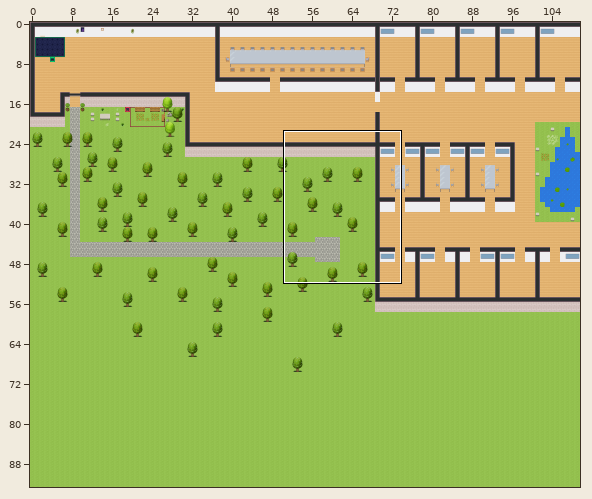
A Tiled map (JSON) gets an edit: maps/map.tmj. Above: a wide view before the commit, with the close-up outlined.
Close-up. Before:
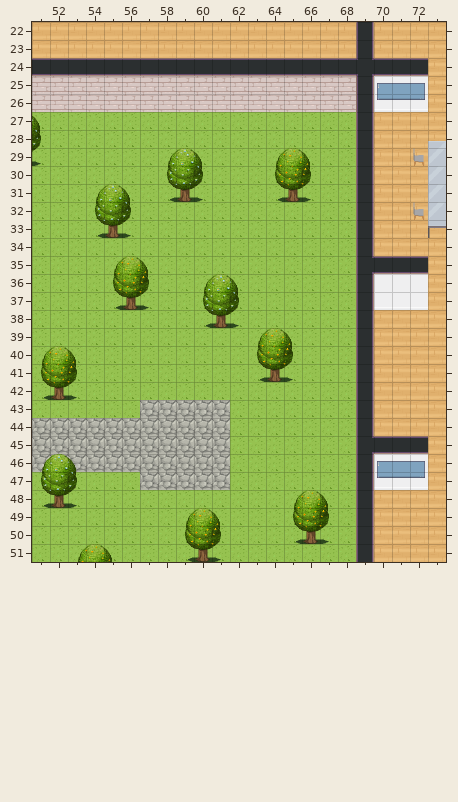
Cells are 32x32 px. Shown: x 51..73, y 22..51. The commit also changed other parts of the map, which this record leaves out.
The result:
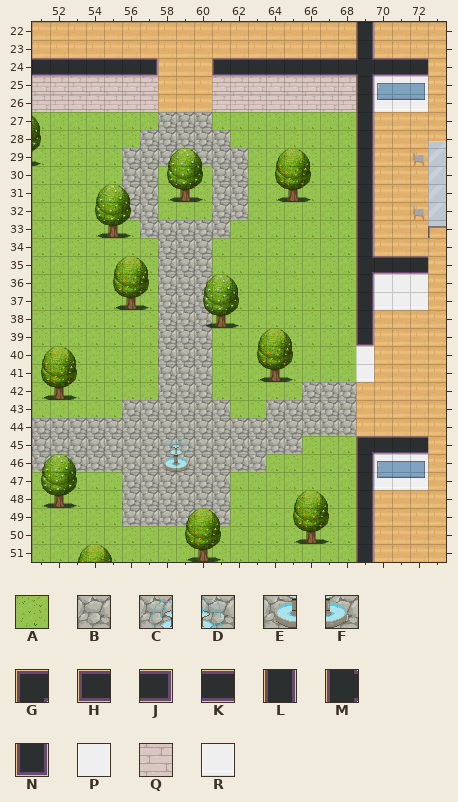
Key: from "WA_Exterior": A 628, B 650, C 688, D 689, E 713, F 714; from "WA_Room_Builder": G 28, H 58, J 59, K 95, L 102, M 218, N 271, P 296, Q 310, R 321.
_ is an empty cell.
What changed:
{"where": "layer \"floor/floor1\""}
{"y":27,"x":58,"old":"AAA","new":"BBB"}
{"y":28,"x":57,"old":"AAAAA","new":"BBBBB"}
{"y":29,"x":56,"old":"AAAAAAA","new":"BBBBBBB"}
{"y":30,"x":56,"old":"AA","new":"BB"}
{"y":30,"x":61,"old":"AA","new":"BB"}
{"y":31,"x":56,"old":"AA","new":"BB"}
{"y":31,"x":61,"old":"AA","new":"BB"}
{"y":32,"x":56,"old":"AA","new":"BB"}
{"y":32,"x":61,"old":"AA","new":"BB"}
{"y":33,"x":57,"old":"AAAAA","new":"BBBBB"}
{"y":34,"x":58,"old":"AAA","new":"BBB"}
{"y":35,"x":58,"old":"AAA","new":"BBB"}
{"y":36,"x":58,"old":"AAA","new":"BBB"}
{"y":37,"x":58,"old":"AAA","new":"BBB"}
{"y":38,"x":58,"old":"AAA","new":"BBB"}
{"y":39,"x":58,"old":"AAA","new":"BBB"}
{"y":40,"x":58,"old":"AAA","new":"BBB"}
{"y":41,"x":58,"old":"AAA","new":"BBB"}
{"y":42,"x":58,"old":"AAA","new":"BBB"}
{"y":42,"x":66,"old":"AAA","new":"BBB"}
{"y":43,"x":56,"old":"A","new":"B"}
{"y":43,"x":64,"old":"AAAAA","new":"BBBBB"}
{"y":44,"x":62,"old":"AAAAAAA","new":"BBBBBBB"}
{"y":45,"x":62,"old":"AAAA","new":"BBBB"}
{"y":46,"x":62,"old":"AA","new":"BB"}
{"y":47,"x":56,"old":"A","new":"B"}
{"y":48,"x":56,"old":"AAAAAA","new":"BBBBBB"}
{"y":49,"x":56,"old":"AAAAAA","new":"BBBBBB"}
{"where": "layer \"walls/walls1\""}
{"y":24,"x":57,"old":"KKKKK","new":"J___H"}
{"y":25,"x":58,"old":"QQQ","new":"___"}
{"y":26,"x":58,"old":"QQQ","new":"___"}
{"y":39,"x":69,"old":"L","new":"N"}
{"y":40,"x":69,"old":"L","new":"P"}
{"y":41,"x":69,"old":"L","new":"R"}
{"y":42,"x":69,"old":"L","new":"_"}
{"y":43,"x":69,"old":"L","new":"_"}
{"y":44,"x":69,"old":"L","new":"_"}
{"y":45,"x":69,"old":"M","new":"G"}
{"where": "layer \"furniture/furniture2\""}
{"y":46,"x":58,"old":"__","new":"EF"}
{"where": "layer \"above/above1\""}
{"y":45,"x":58,"old":"__","new":"CD"}
{"label":"changed","picture_box":[122,58,374,472]}
{"label":"changed","picture_box":[122,472,230,526]}
